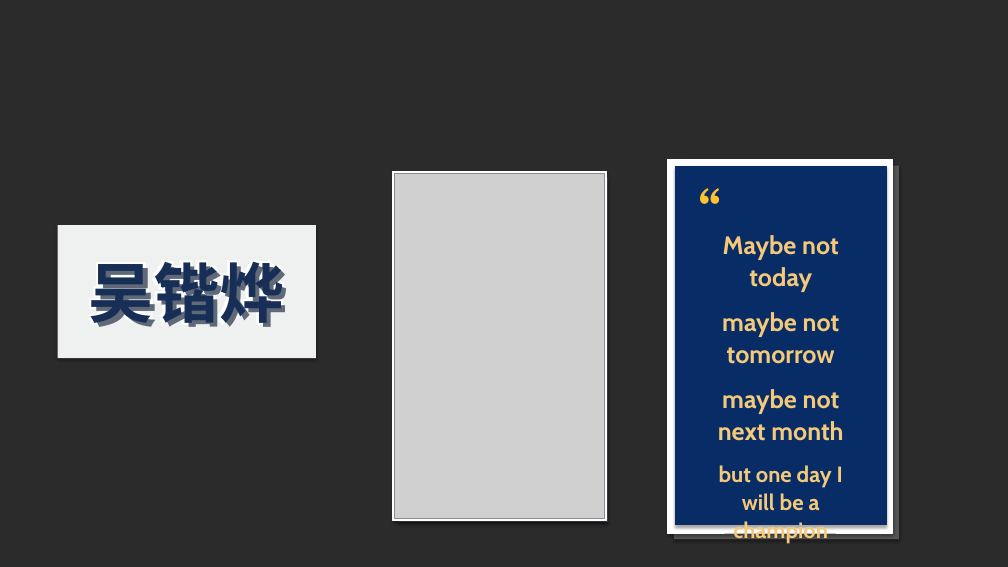
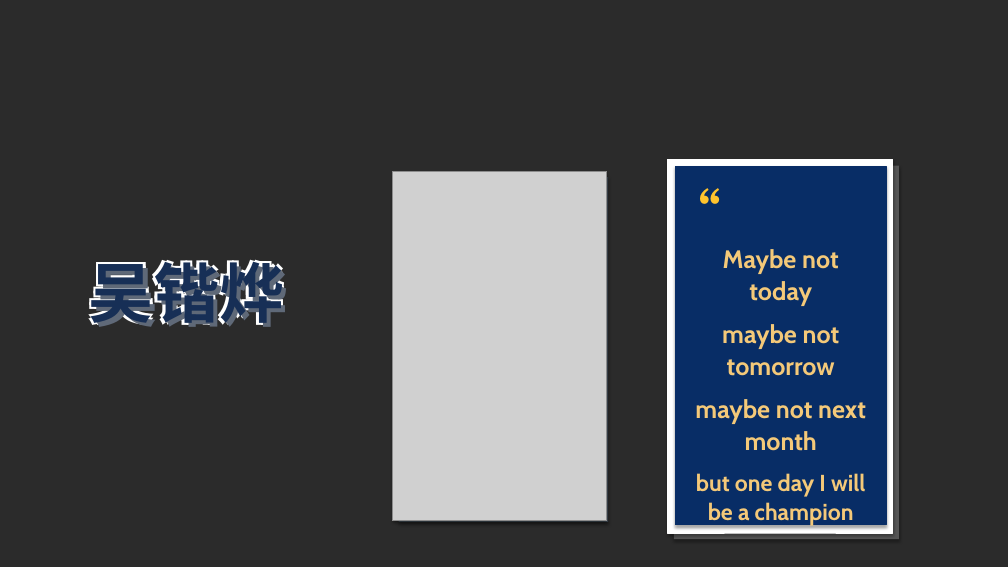
Before and after one commit to wkybill/picture, a slide deck: slide 1 of 吴锴烨_champion.pptx. Drawn at 1008x567 pixels with LibreOffice and Linux fonts; fonts in the diff are those of the drawing; grey boxes stand for pictures; background and template pictures are left out; a plain dark background stands for a picture behind light text. Boxes give left, top, right and bottom in pixels: in the first picture for what was removed or moved away, otherwise in the second. Text is boxed around its words. In the diff, an @@ line names an element or a change of style, - is before the commit and + after.

```diff
--- a/吴锴烨_champion.pptx
+++ b/吴锴烨_champion.pptx
@@ rectangle removed at (57,225,316,358) @@
@@ text "Maybe not today": place and size @@
-text "Maybe not today" at (718,235,843,544)
+text "Maybe not today" at (695,249,866,526)
@@ text "Maybe not today" at (695,249,866,526): size 21 to 22 pt in "but one day I will be a ..."; less space between paragraphs @@
```
